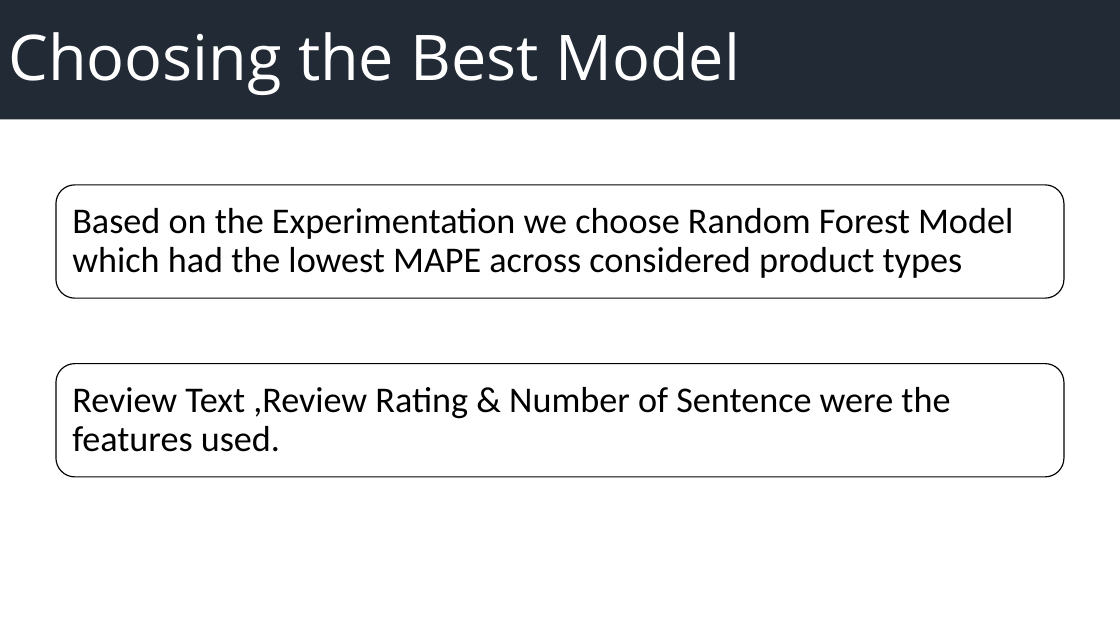
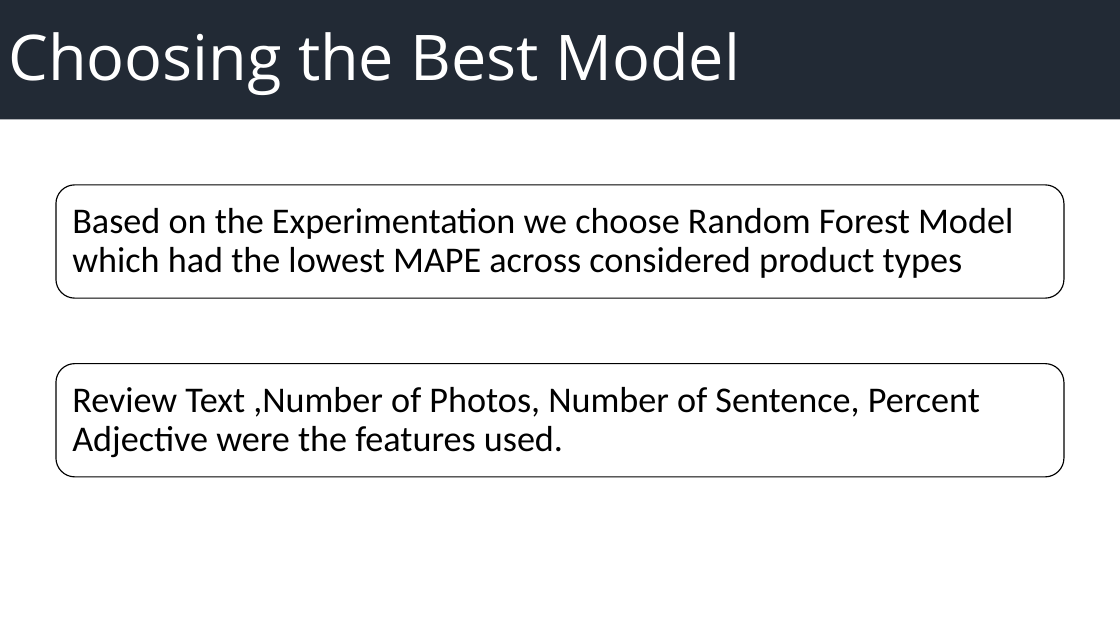
Before and after one commit to vighneshutamse/Capstone-Review-Ranker, a slide deck: slide 12 of Slides/Capstone - Review Ranker.ppsx. Drawn at 1120x630 pixels with LibreOffice and Linux fonts; fonts in the diff are those of the drawing. Boxes give left, top, right and bottom in pixels: in the first picture for what was removed or moved away, otherwise in the second. Text is boxed around its words. In the diff, an @@ line names an element or a change of style, - is before the commit and + after.

Commit message:
Changes to feature slides

```diff
--- a/Slides/Capstone - Review Ranker.ppsx
+++ b/Slides/Capstone - Review Ranker.ppsx
@@ text in freeform shape at (x1=72, y1=387, x2=980, y2=458): text changed @@
-Review Text ,Review Rating & Number of Sentence were the features used.
+Review Text ,Number of Photos, Number of Sentence, Percent Adjective were the features used.
```
Also in this commit, not shown: 1 other slide changed, 2 other files.
